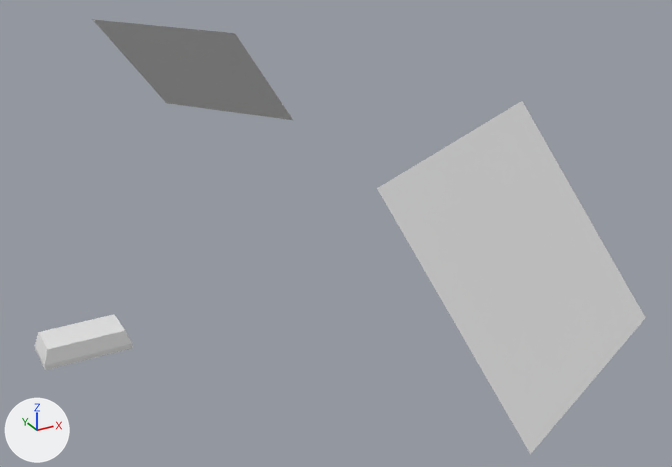
The Blender file sources/Blender/ingot.blend, before and after one commit.
Both versions are drawn from a 50 mm lens placed at (-3.91, -19.2, 11.14), pointed at (4.57, -3.79, 3.44). The lights are fixed; the arrows at lower left show +X, +Y and +Z. Materials are left out; every surface is plain grey.

The scene before the commit, as lines of its bpy script (objects in view):
```python
me_cube = bpy.data.meshes.new('Cube')
me_cube.from_pydata(...)  # 92 vertices, 72 faces; spans x -1.0..1.0, y -1.0..1.0, z -1.0..-0.05
me_cube.materials.append(mat_iron)
me_plane_001 = bpy.data.meshes.new('Plane.001')
me_plane_001.from_pydata([(-1.0, -1.0, 0.0), (1.0, -1.0, 0.0), (-1.0, 1.0, 0.0), (1.0, 1.0, 0.0)], [], [(0, 1, 3, 2)])
me_plane_001.materials.append(mat_material_002)
me_plane_002 = bpy.data.meshes.new('Plane.002')
me_plane_002.from_pydata([(-1.0, -1.0, 0.0), (1.0, -1.0, 0.0), (-1.0, 1.0, 0.0), (1.0, 1.0, 0.0)], [], [(0, 1, 3, 2)])
me_plane_002.materials.append(mat_material_002)
ob_ingotmodel = bpy.data.objects.new('IngotModel', me_cube)
ob_ingotmodel.location = (0.0, 0.0, 0.53)
ob_ingotmodel.scale = (1.0, 0.5, 0.5)
ob_plane_001 = bpy.data.objects.new('Plane.001', me_plane_001)
ob_plane_001.location = (4.29, 3.05, 5.37)
ob_plane_001.rotation_euler = (-0.785, 0.0, -0.93)  # degrees (-45, 0, -53)
ob_plane_001.scale = (2.0, 2.0, 2.0)
ob_plane_002 = bpy.data.objects.new('Plane.002', me_plane_002)
ob_plane_002.location = (4.39, -9.81, 5.37)
ob_plane_002.rotation_euler = (-0.941, 0.0689, -2.727)  # degrees (-54, 3.9, -156)
ob_plane_002.scale = (2.0, 2.0, 2.0)
```
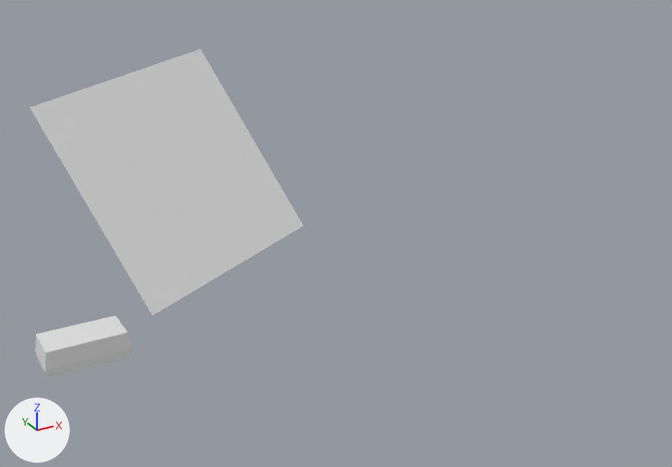
Commit message: Dont save

What changed in the scene script:
```text
Change ob_plane_002:
    ob_plane_002.location: (4.39, -9.81, 5.37) -> (1.28, -3.82, 5.37)
Change ob_plane_001:
    ob_plane_001.location: (4.29, 3.05, 5.37) -> (3.73, 3.34, 1.95)
    ob_plane_001.rotation_euler: (-0.785, 0.0, -0.93) -> (-0.669, 0.154, -0.921)  # degrees (-45, 0, -53) -> degrees (-38, 8.8, -53)
Change ob_ingotmodel:
    ob_ingotmodel.scale: (1.0, 0.5, 0.5) -> (1.0, 0.5, 0.683)
```

Boxes [x1, y1, x2, y2] around the edits, measured in the pictures (672 x 467 px):
'Plane.002', moved
    before: [377, 101, 645, 454]
    after: [30, 49, 303, 316]
'Plane.001', moved, turned (not visible afterwards)
    before: [92, 19, 293, 120]
'IngotModel', rescaled (11% taller)
    before: [35, 314, 133, 370]
    after: [35, 315, 133, 377]
